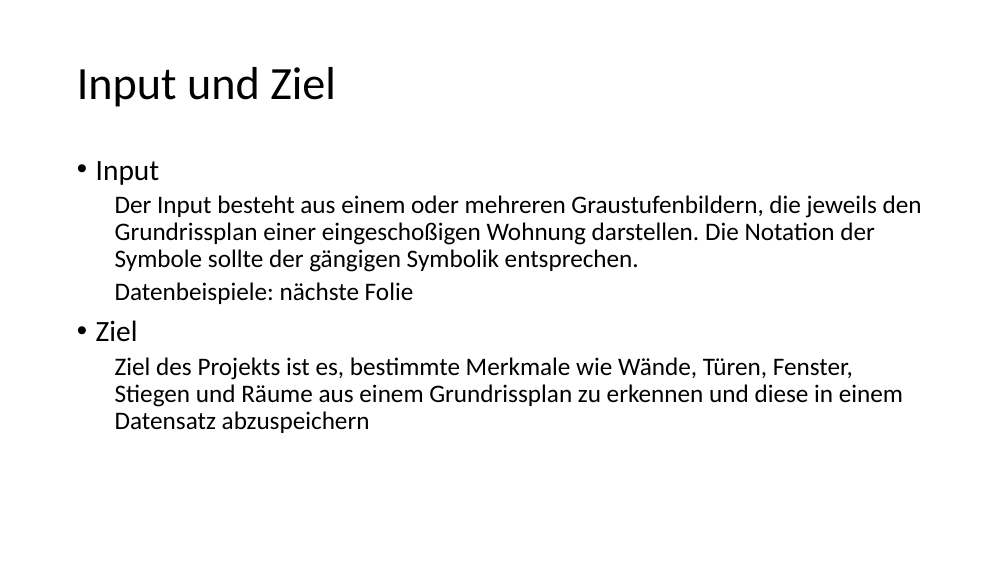
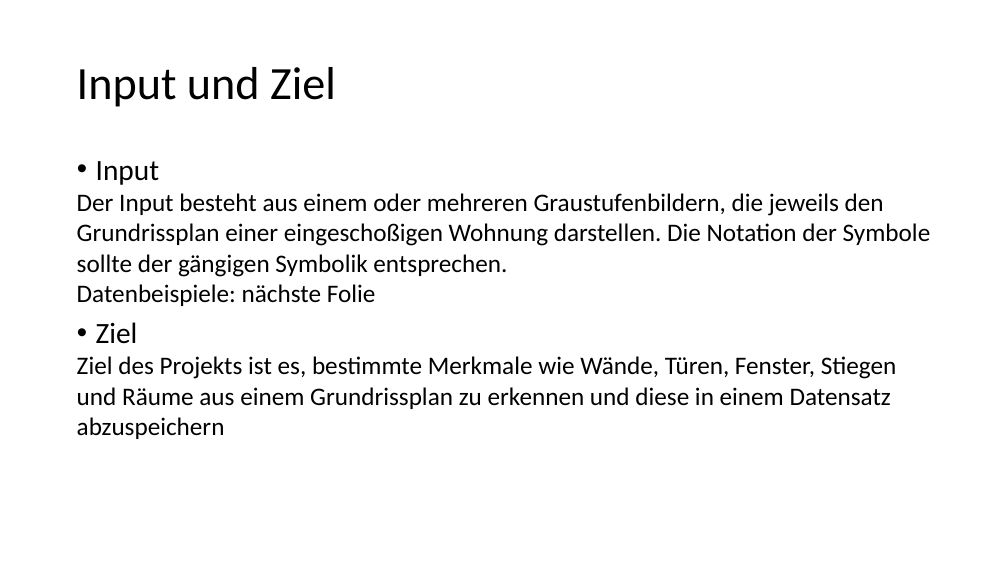
Before and after one commit to flo-lan/roomorithm, a slide deck: slide 2 of EDBVPRAESI.pptx. Drawn at 1008x567 pixels with LibreOffice and Linux fonts; fonts in the diff are those of the drawing. Boxes give left, top, right and bottom in pixels: in the first picture for what was removed or moved away, otherwise in the second. Text is boxed around its words. In the diff, an @@ line names an element or a change of style, - is before the commit and + after.

```diff
--- a/EDBVPRAESI.pptx
+++ b/EDBVPRAESI.pptx
@@ text "Input" at [77,161,931,439]: list level 2 to 1 in "Der Input besteht aus einem ..."; line spacing 0.9 to 1; list level 2 to 1 in "Datenbeispiele: nächste Folie"; list level 2 to 1 in "Ziel des Projekts ist es, ..." @@
```
Also in this commit, not shown: 2 other slides changed, 2 slides added, 1 slide removed.
